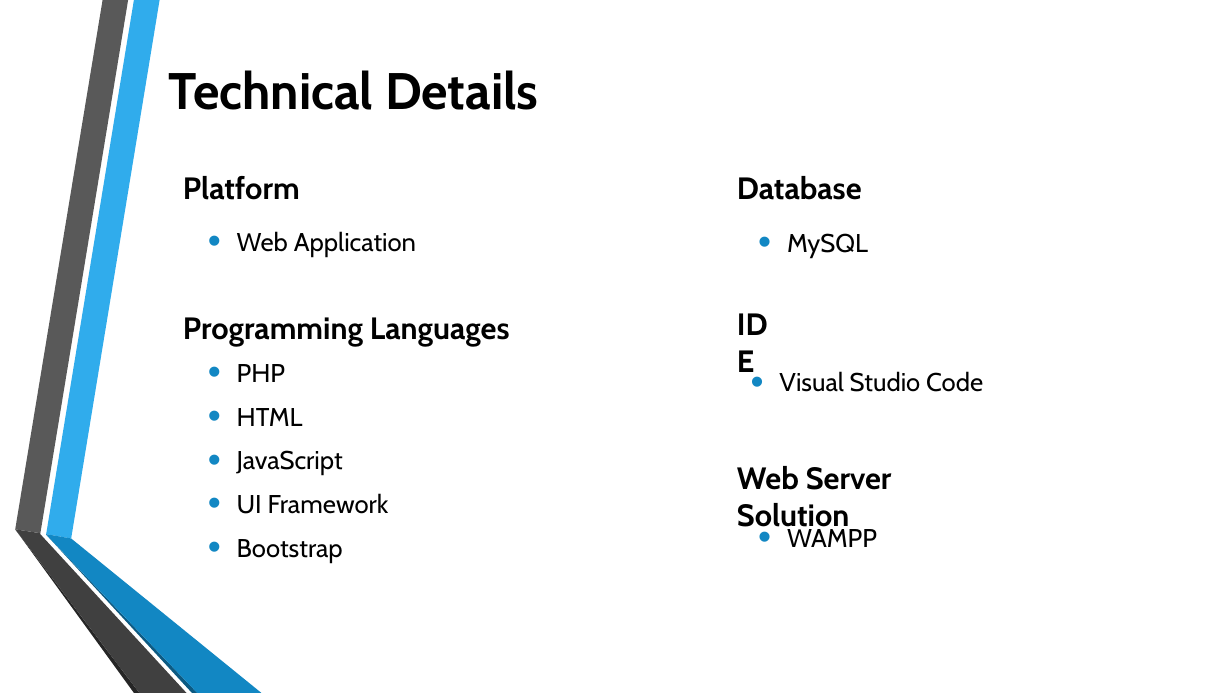
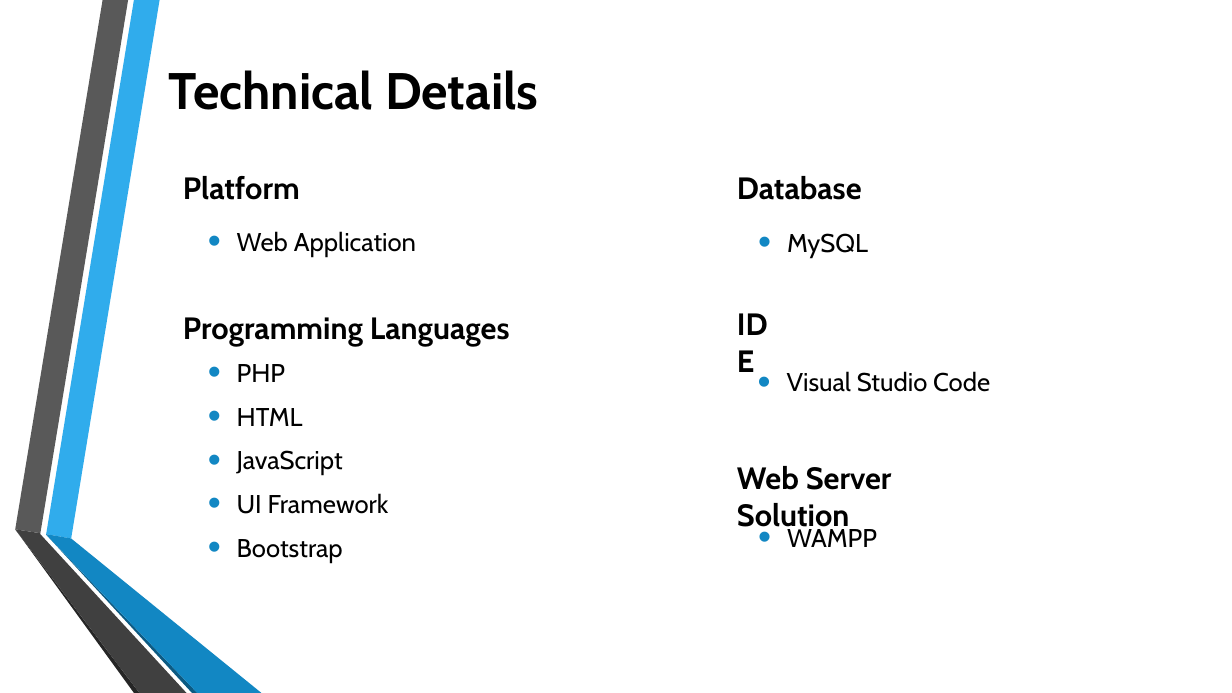
Before and after one commit to KevinShehan/code_tech_pro, a slide deck: slide 6 of Sales And Inventory Management System.pptx. Drawn at 1232x693 pixels with LibreOffice and Linux fonts; fonts in the diff are those of the drawing; background and template pictures are left out. Boxes give left, top, right and bottom in pixels: in the first picture for what was removed or moved away, otherwise in the second. Text is boxed around its words. In the diff, an @@ line names an element or a change of style, - is before the commit and + after.

```diff
--- a/Sales And Inventory Management System.pptx
+++ b/Sales And Inventory Management System.pptx
@@ text "Visual Studio Code" moved from (x1=779, y1=371, x2=983, y2=392) to (x1=787, y1=371, x2=990, y2=392) @@
```
Also in this commit, not shown: 1 other slide changed, 6 other files.
